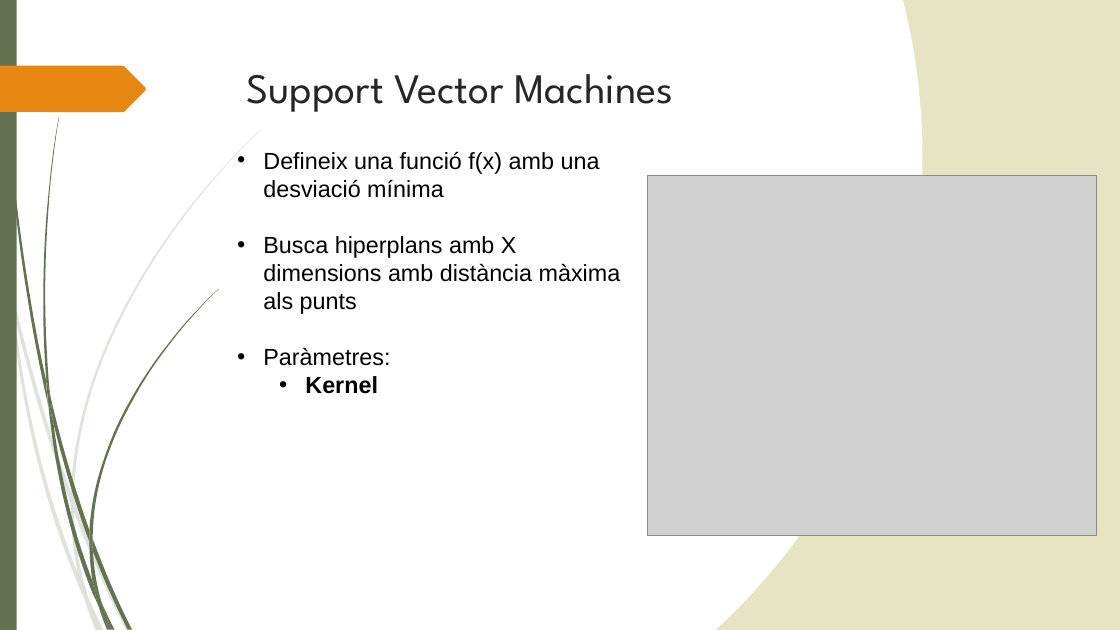
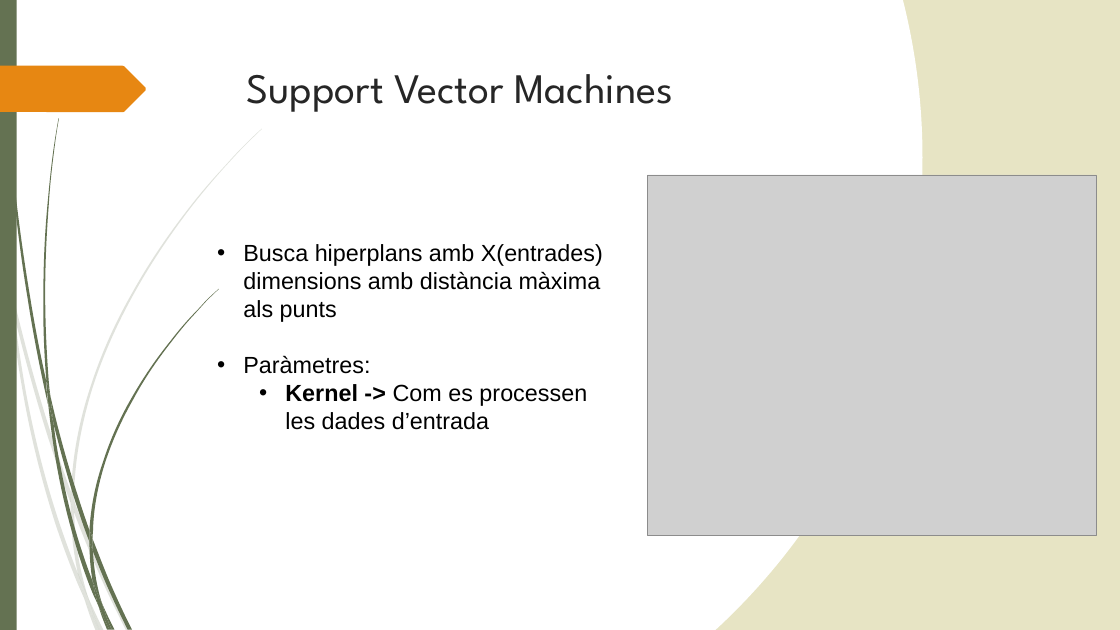
Before and after one commit to miky96/TFG, a slide deck: slide 11 of presentació/presentacioTFG.pptx. Drawn at 1120x630 pixels with LibreOffice and Linux fonts; fonts in the diff are those of the drawing; grey boxes stand for pictures. Boxes give left, top, right and bottom in pixels: in the first picture for what was removed or moved away, otherwise in the second. Text is boxed around its words. In the diff, an @@ line names an element or a change of style, - is before the commit and + after.

```diff
--- a/presentació/presentacioTFG.pptx
+++ b/presentació/presentacioTFG.pptx
@@ text "Busca hiperplans amb X(entrades) dimensions ...": place and size @@
-text "Busca hiperplans amb X(entrades) dimensions ..." at box(263, 151, 621, 394)
+text "Busca hiperplans amb X(entrades) dimensions ..." at box(243, 244, 603, 430)
@@ text at box(243, 244, 603, 322): text changed @@
-• Defineix una funció f(x) amb una desviació mínima
-• Busca hiperplans amb X dimensions amb distància màxima als punts
+• Busca hiperplans amb X(entrades) dimensions amb distància màxima als punts
@@ text at box(285, 384, 587, 430): text changed; bold off @@
-  • Kernel
+  • Kernel -> Com es processen les dades d’entrada
```
Also in this commit, not shown: 5 other slides changed.
